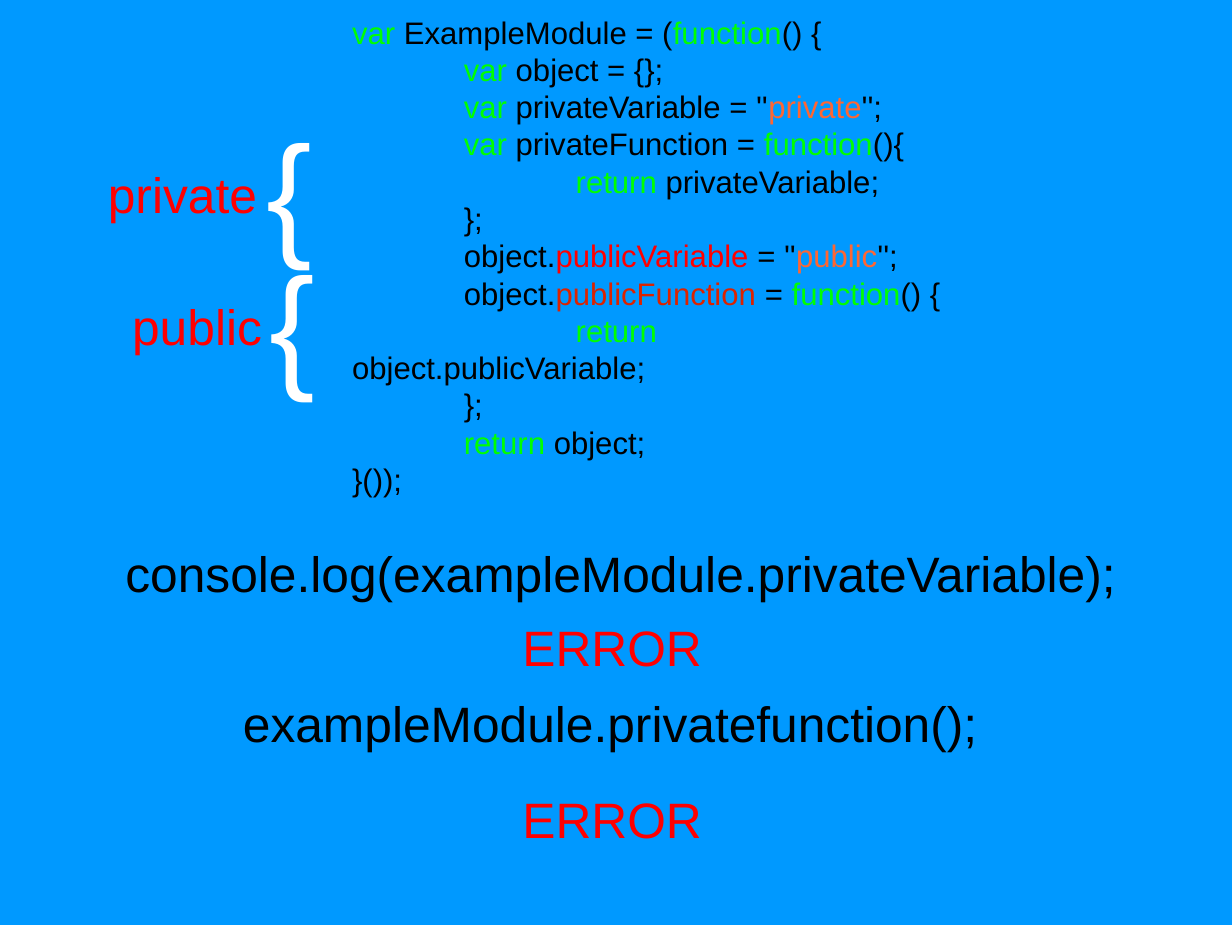
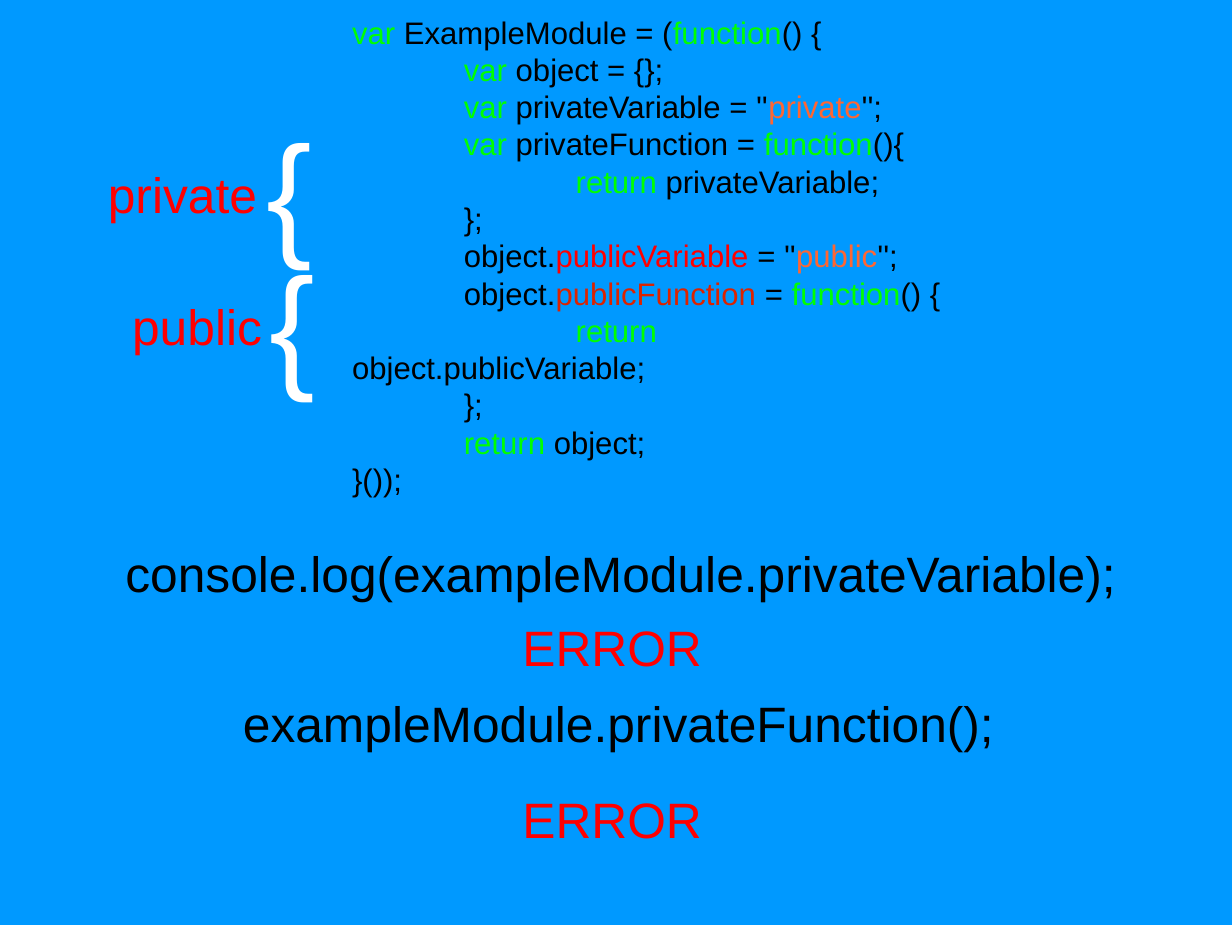
Before and after one commit to sattler/javascript-seminar-2015, a slide deck: slide 7 of presentation/Presentation.odp. Drawn at 1232x925 pixels with LibreOffice and Linux fonts; fonts in the diff are those of the drawing. Boxes give left, top, right and bottom in pixels: in the first picture for what was removed or moved away, otherwise in the second. Text is boxed around its words. In the diff, an @@ line names an element or a change of style, - is before the commit and + after.

```diff
--- a/presentation/Presentation.odp
+++ b/presentation/Presentation.odp
@@ text at [243,706,994,752]: text changed @@
-exampleModule.privatefunction();
+exampleModule.privateFunction();
```
Also in this commit, not shown: 2 other slides changed, 4 slides added, 2 slides removed.
